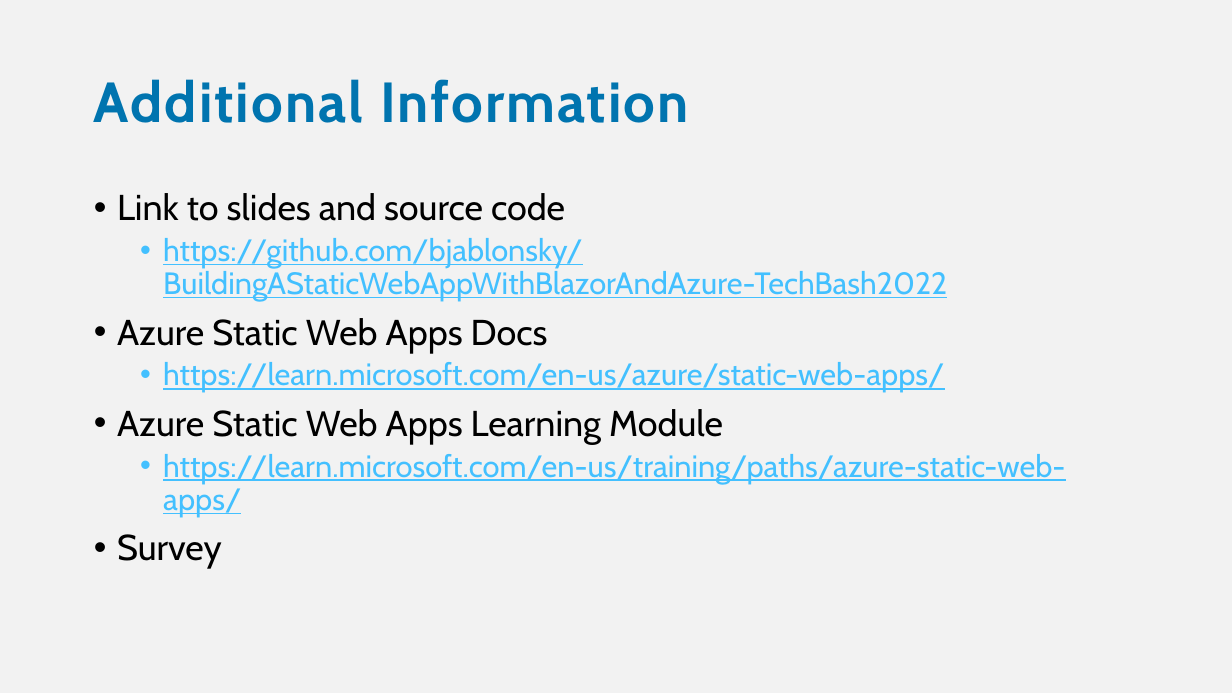
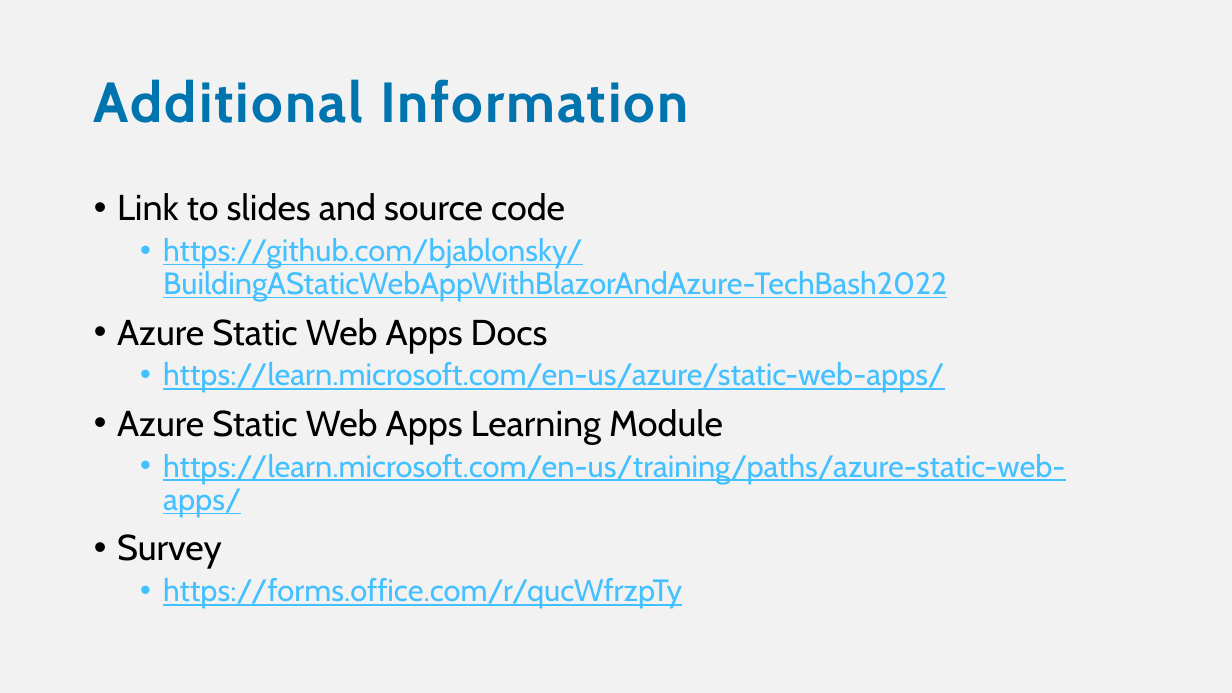
Before and after one commit to bjablonsky/BuildingAStaticWebAppWithBlazorAndAzure-TechBash2022, a slide deck: slide 20 of slides/BuildingAStaticWebAppWithBlazorAndAzure.pptx. Drawn at 1232x693 pixels with LibreOffice and Linux fonts; fonts in the diff are those of the drawing. Boxes give left, top, right and bottom in pixels: in the first picture for what was removed or moved away, otherwise in the second. Text is boxed around its words. In the diff, an @@ line names an element or a change of style, - is before the commit and + after.

Commit message:
Updated slide with survey

```diff
--- a/slides/BuildingAStaticWebAppWithBlazorAndAzure.pptx
+++ b/slides/BuildingAStaticWebAppWithBlazorAndAzure.pptx
@@ text at (x1=163, y1=578, x2=682, y2=608): paragraph added @@
+  • https://forms.office.com/r/qucWfrzpTy
```
